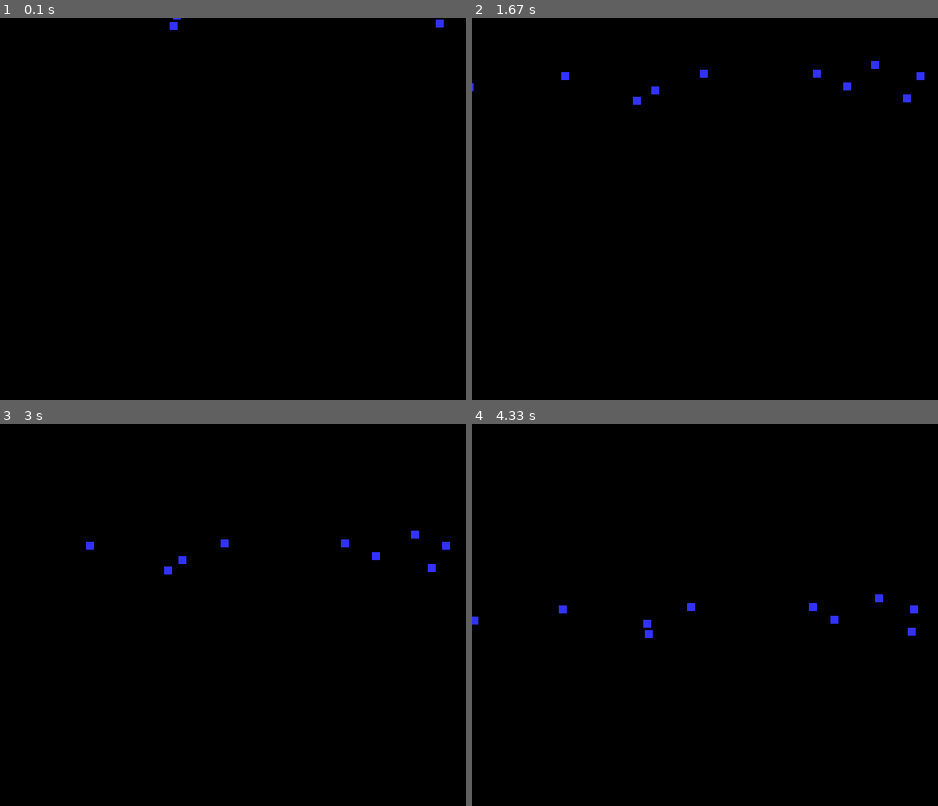
Above: before the commit, frames 1-4 (two rows, left to right).
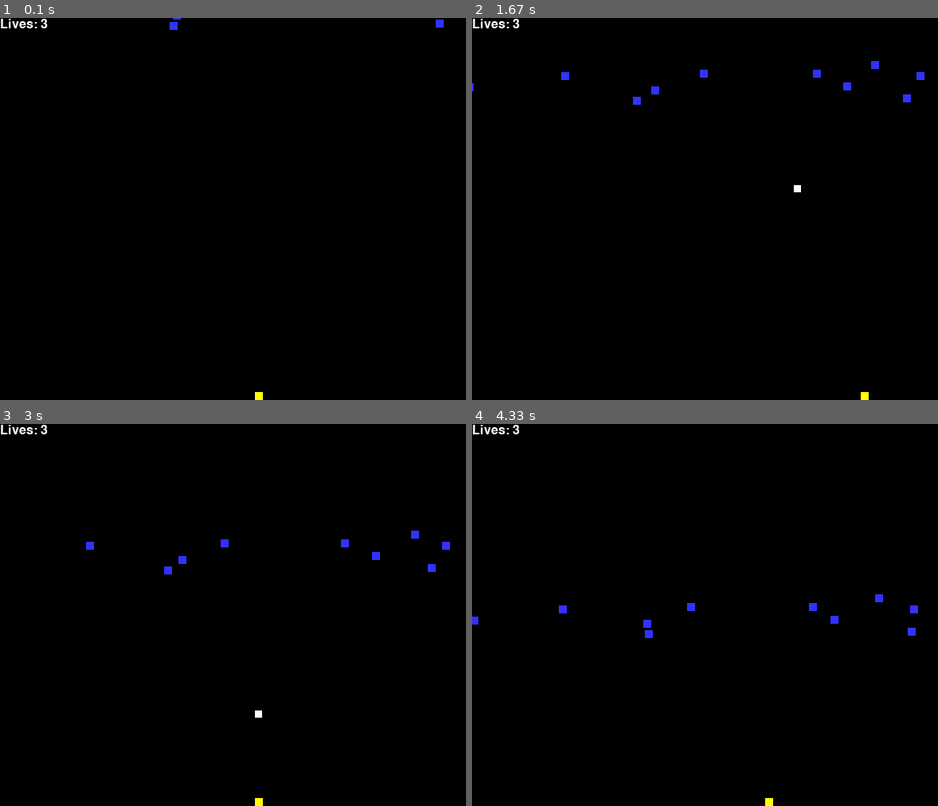
Above: after the commit, the same moments.

Repository: FreeTurkishKebab/usta-acs-tasks
Game: pygame game, started from Pygame/invaders.py
Same seed, same stepped clock (60 frames per second), same inputs: the game is played once before the commit and once after it.
Inputs:
- Up to frame 1 (0.1 s): no input
- Up to frame 2 (1.67 s): hold Right 0.33-0.8 s; hold Up 0.83-1.13 s; hold Right 1.17-1.63 s
- Up to frame 3 (3 s): hold Left 1.67-2.2 s; hold Left 2.23-2.63 s; hold Up from 2.67 s (still down)
- Up to frame 4 (4.33 s): release Up at 3.03 s; hold Right 3.07-3.7 s; hold Left 3.73-4.2 s; hold Right from 4.23 s (still down)

The runs differ from the first frame. In frame 1, 0.2% of the frame differs, in the area x 0-57%, y 0-100%; in frame 2, 0.2%, in the area x 0-86%, y 0-100%; in frame 3, 0.2%; in frame 4, 0.2%.

Commit message:
new update

Diff:
--- a/Pygame/invaders.py
+++ b/Pygame/invaders.py
@@ -15,7 +15,7 @@
 size = (640,480)
 screen = pygame.display.set_mode(size)
 # -- Title of new window/screen
-dt = pygame.display.set_caption("Snow")
+dt = pygame.display.set_caption("Space")
 # -- Exit game flag set to false
 done = False
 # Create a list of the snow blocks
@@ -25,8 +25,10 @@
 # -- Manages how fast screen refreshes
 clock = pygame.time.Clock()
 
+
+
 ## -- Define the class snow which is a sprite
-class Snow(pygame.sprite.Sprite):
+class Invader(pygame.sprite.Sprite):
  # Define the constructor for snow
  def __init__(self, color, width, height,speed):
  # Call the sprite constructor
@@ -39,6 +41,7 @@
    self.rect.x = random.randrange(0, 600)
    self.rect.y = random.randrange(-50, 0)
    self.speed = 1
+
  def update(self):
    if self.rect.y >= 480:
     self.rect.y = 0
@@ -47,45 +50,112 @@
    self.rect.y = self.rect.y + self.speed
 #-------------------------------------------------------------------------
 class Player(pygame.sprite.Sprite):
-    def __init__(self, speed, size, height):
-       self.speed = 0
-       self.posx = 300
-       self.posy = (size[0] - self.height)
+ # Define the constructor for snow
+    def __init__(self, color, width, height, speed):
+    # Call the sprite constructor
+        super().__init__()
+        # Create a sprite and fill it with colour
+        self.image = pygame.Surface([width,height])
+        self.image.fill(color)
+            # Set the position of the sprite
+        self.rect = self.image.get_rect()
+        self.rect.x = 300
+        self.rect.y =  size[0] - height
+        self.speed = 0
+        self.lives = 3
+
+
+    def update(self):
+        if self.rect.y >= 480:
+            self.rect.x = 0
+            self.rect.x = random.randrange(0, 600)
+            self.rect.x = 320
+            self.rect.y = 470
+
+        player.rect.x = player.rect.x - player.speed
+        # end if
+        msg = "Lives: " + str(self.lives)
+        self.font1 = pygame.font.SysFont('freesanbold.ttf', 24)
+        self.text1 = self.font1.render(msg , True, WHITE)
+        self.textRect1 = self.text1.get_rect()
+
+    def get_x(self):
+        return self.rect.x
+
+class bullet(pygame.sprite.Sprite):
+    def __init__(self, color, height, width):
+        super().__init__()
+        self.image = pygame.Surface([width, height])
+        self.image.fill(color)
+        # Set the position of the sprite
+        self.rect = self.image.get_rect()
+        self.rect.x = player.get_x()
+        self.rect.y = 480 - 20
+
+    def update(self):
+        # Move bullet up
+        self.rect.y = self.rect.y - 5
+        # -- bullet hitting the invader
+        pygame.sprite.groupcollide(bulletlist, invader_group, True, True)
+
+bulletlist = pygame.sprite.Group()
+
+def fire():
+    mybullet = bullet(WHITE,9 ,9)
+    all_sprites_group.add(mybullet)
+    bulletlist.add(mybullet)
+
+   # -- User inputs here
  #End Procedure
 #End Class
 
 # Create the enemies
 number_of_enemies = 10 # we are creating 10 invaders
 for x in range (number_of_enemies):
-  enemies = Snow(BLUE, 10, 10,1) # invaders are blue with size 10 by 10 px
+  enemies = Invader(BLUE, 10, 10,1) # invaders are blue with size 10 by 10 px
   invader_group.add (enemies) # adds the new invader to the group of invaders
   all_sprites_group.add (enemies) # adds it to the group of all Sprites
   # - Screen background is BLACK
+#Next x
+
 
 #create the player
-z = 0
-for z in range(0,0):
-    pygame.draw.rect(YELLOW, 10, 10,1)
+player = Player(YELLOW, 10, 10,1)
+all_sprites_group.add (player)
+
+while not done:
+ # -- User input and controls
+ for event in pygame.event.get():
+    if (event.type == pygame.QUIT) or (player.lives == 0):
+     done = True
+    elif event.type == pygame.KEYDOWN: # - a key is down
+        if event.key == pygame.K_LEFT: # - if the left key pressed
+            player.speed = 3 # speed set to -3
+        elif event.key == pygame.K_RIGHT: # - if the right key pressed
+            player.speed = -3 # speed set to -3
+        elif event.key == pygame.K_UP:
+            fire()
+
+    elif event.type == pygame.KEYUP: # - a key released
+        if event.key == pygame.K_LEFT or event.key == pygame.K_RIGHT:
+            player.speed = 0 # speed set to 0
 
 
 
-
-
-#Next x
-
-# -- Game logic goes after this comment
-while not done:
- # -- User input and controls
- for event in pygame.event.get():
-   if event.type == pygame.QUIT:
-     done = True
 #End If
  #Next event
+
+ # -- Game logic goes after this comment
  all_sprites_group.update()
+ # -- when invader hits the player add 5 to score.
+ player_hit_group = pygame.sprite.spritecollide(player, invader_group, True)
+ for foo in player_hit_group:
+    player.lives = player.lives - 1
+    print (player.lives)
+  # -- Draw here
  screen.fill (BLACK)
-  # -- Draw here
  all_sprites_group.draw (screen)
- # -- Draw here
+ screen.blit(player.text1, player.textRect1)
  # -- flip display to reveal new position of objects
  pygame.display.flip()
  # - The clock ticks over
--- a/t.py
+++ b/t.py
@@ -1,4 +1,4 @@
-list = [38,328,53,24,15,78,23,99,29,6,3,7,44,94,75,23,]
+list = ["Sophie","Lily","Jessica","Isabella","Ava","Poppy","Emily","Isla","Olivia","Amelia"]
 for i in range (0, (len(list) - 2)):
     for j in range (0, (len(list) - i - 1)):
         if list[j] > list[j + 1]:
@@ -6,5 +6,4 @@
              c2 = list[j + 1]
              list[j] = c2
              list[j + 1] = c
-
-print(list)
+    print(list)
Binary file added: Pygame/invader.png
Empty file removed: Pygame/pong_1.py
Empty file added: Pygame/snl.py
